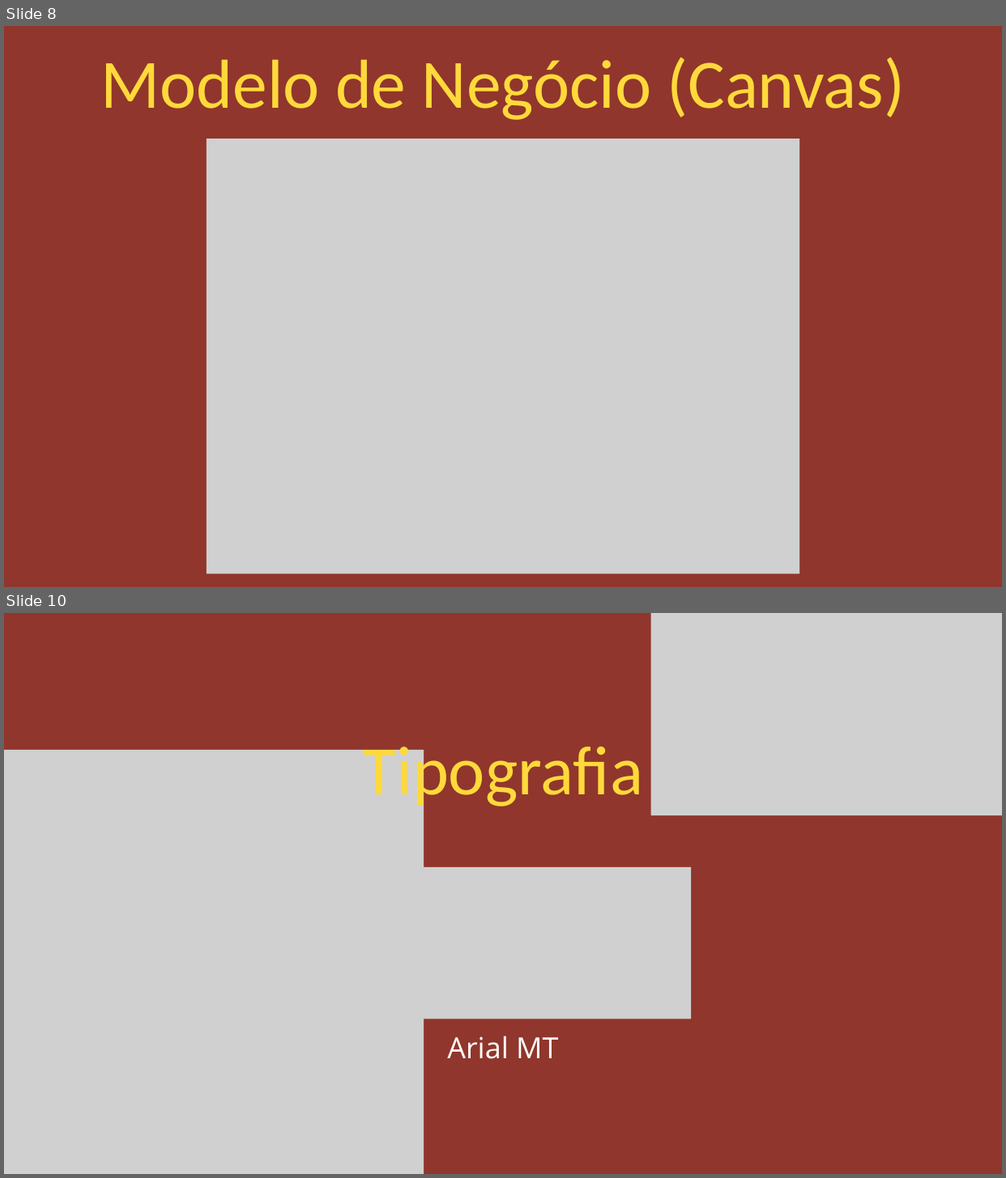
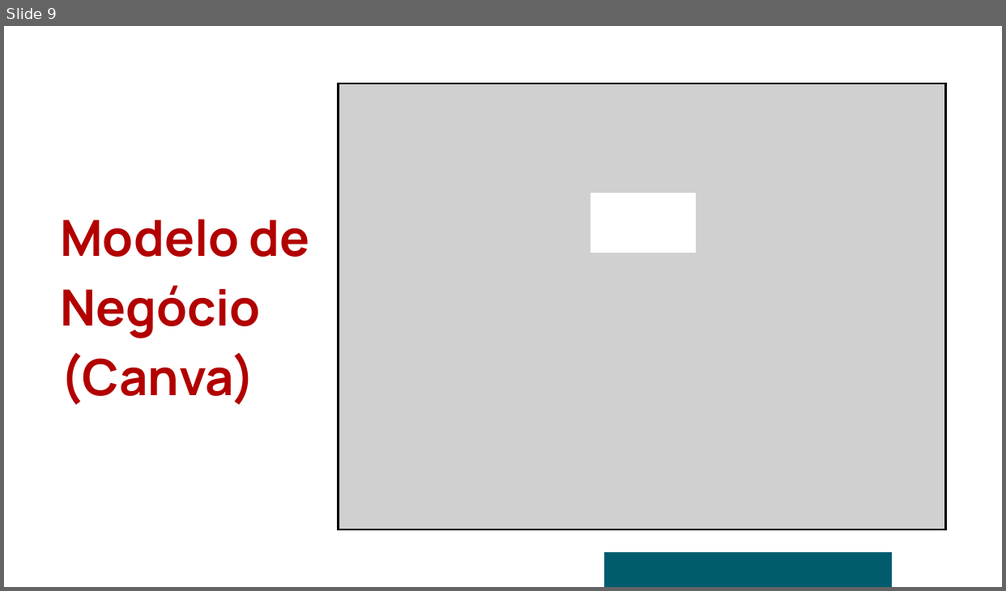
Before and after one commit to Agenda-Fatec/Documentos, a slide deck: Slides/PI.pptx. Shown one above the other, each under a label of ours: slides 8 and 10 before the commit, slide 9 after it; the slides between them are not shown. The pictures are 1006x1178 and 1006x591 pixels, drawn with LibreOffice and Linux fonts; fonts in the diff are those of the drawing; grey boxes stand for pictures. Boxes give left, top, right and bottom in pixels: in the first picture for what was removed or moved away, otherwise in the second. Text is boxed around its words. In the diff, an @@ line names an element or a change of style, - is before the commit and + after.

```diff
--- a/Slides/PI.pptx
+++ b/Slides/PI.pptx
@@ slide 10 removed at <box>4,613,1002,1174</box>, background #90362C @@
@@ picture removed at <box>651,613,1002,815</box> @@
@@ picture removed at <box>4,750,424,1174</box> @@
@@ text removed at <box>363,747,643,811</box> @@
-Tipografia
@@ picture removed at <box>315,867,691,1019</box> @@
@@ text removed at <box>447,1036,558,1059</box> @@
-Arial MT
@@ what was slide 8 is now slide 9 @@
@@ slide 9 changed as well @@
@@ background #90362C to #FFFFFF @@
@@ picture: place and size @@
-picture at <box>206,139,800,574</box>
+picture at <box>339,84,945,530</box>
@@ freeform shape added at <box>590,193,696,253</box>, fill #FFFFFF @@
@@ text at <box>60,219,310,405</box>: text changed; size 100 to 72 pt; font Calibri to Manrope; text colour #FFD93B to #B20000; bold on @@
-Modelo de Negócio (Canvas)
+Modelo de Negócio (Canva)
@@ freeform shape added at <box>603,552,892,587</box>, fill #005C6D @@
```
Also in this commit, not shown: 6 other slides changed, 15 slides added, 8 other slides removed, 6 other files.
